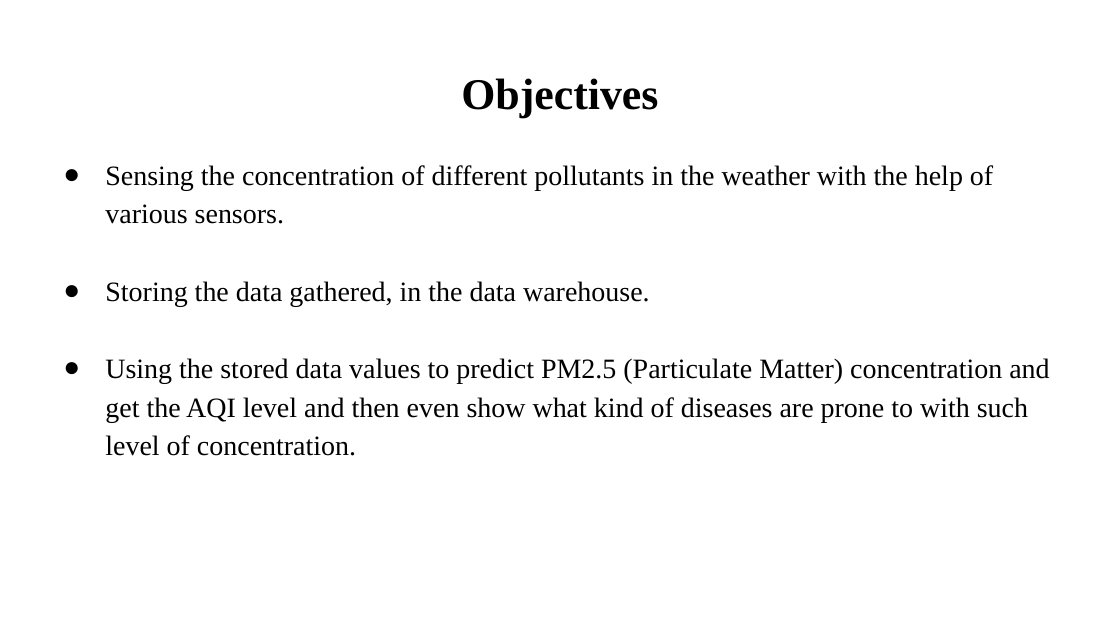
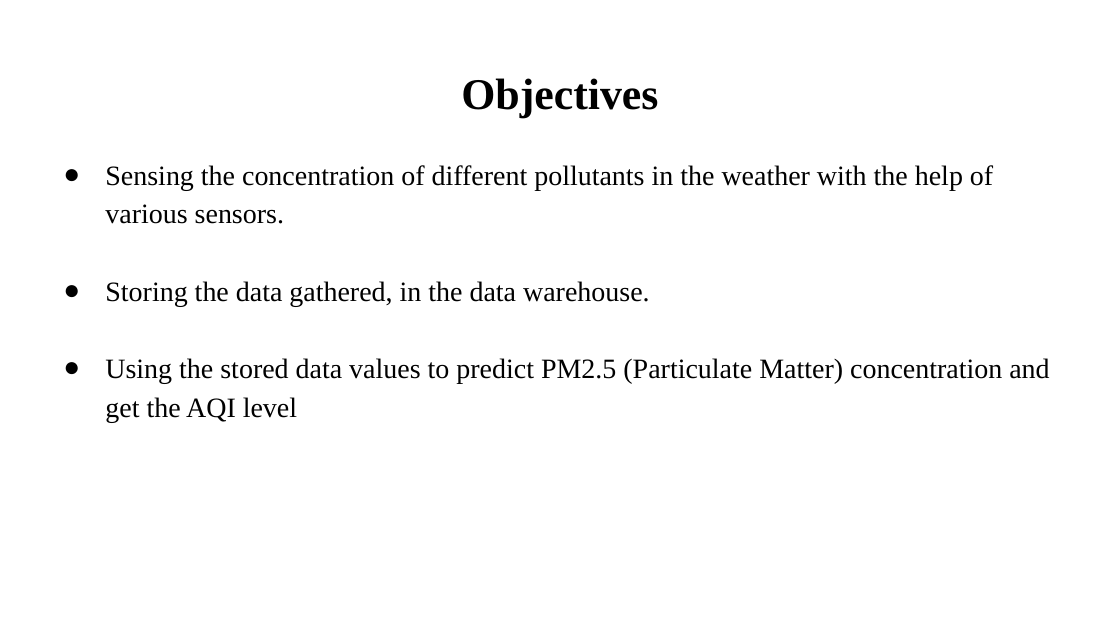
Before and after one commit to Avikr76/Major_project, a slide deck: slide 4 of Major Project Phase 2.pptx. Drawn at 1120x630 pixels with LibreOffice and Linux fonts; fonts in the diff are those of the drawing. Boxes give left, top, right and bottom in pixels: in the first picture for what was removed or moved away, otherwise in the second. Text is boxed around its words. In the diff, an @@ line names an element or a change of style, - is before the commit and + after.

```diff
--- a/Major Project Phase 2.pptx
+++ b/Major Project Phase 2.pptx
@@ text at box(105, 358, 1049, 422): text changed @@
-● Using the stored data values to predict PM2.5 (Particulate Matter) concentration and get the AQI level and then even show what kind of diseases are prone to with such level of concentration.
+● Using the stored data values to predict PM2.5 (Particulate Matter) concentration and get the AQI level
```
Also in this commit, not shown: 9 other slides changed.
